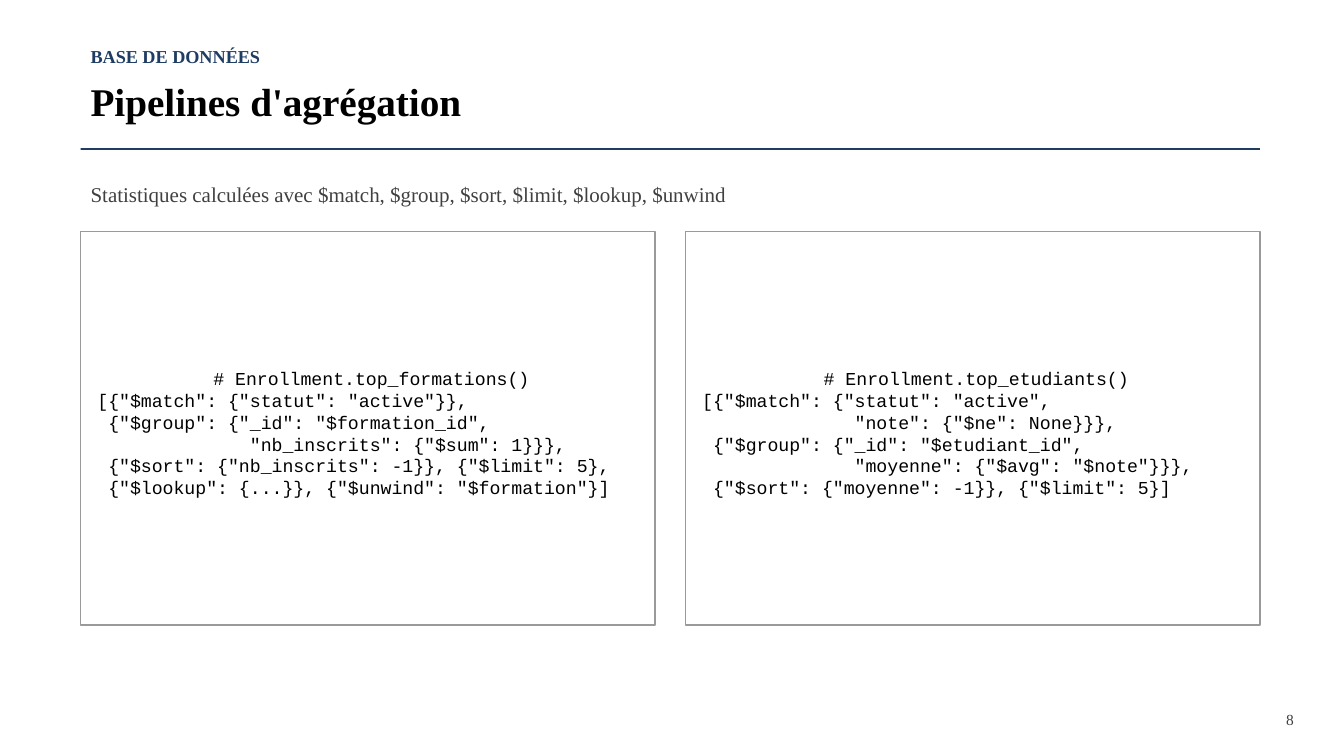
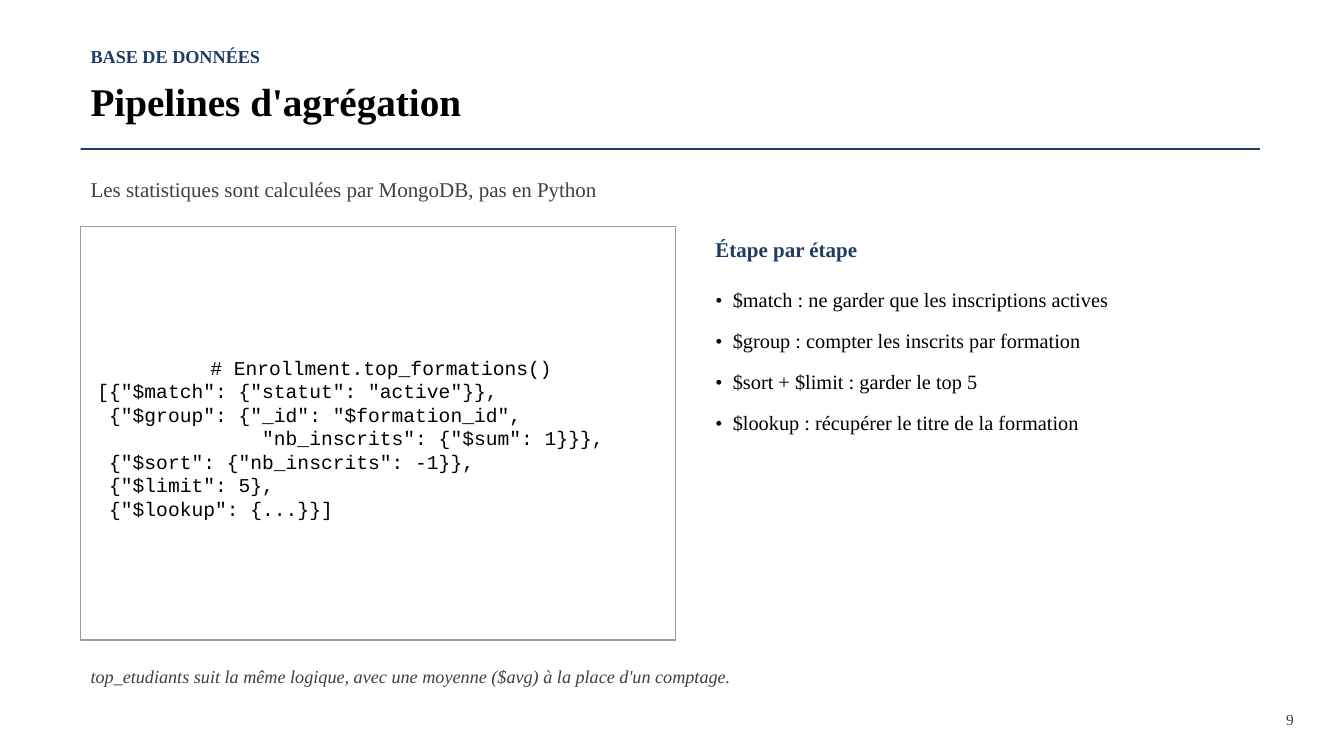
Before and after one commit to ASapAbro/E-Educ, a slide deck: slide 10 of complet/report/Presentation_Projet_Gestion_Formations.pptx (slide 9 before the commit). Drawn at 1344x756 pixels with LibreOffice and Linux fonts; fonts in the diff are those of the drawing. Boxes give left, top, right and bottom in pixels: in the first picture for what was removed or moved away, otherwise in the second. Text is boxed around its words. In the diff, an @@ line names an element or a change of style, - is before the commit and + after.

```diff
--- a/complet/report/Presentation_Projet_Gestion_Formations.pptx
+++ b/complet/report/Presentation_Projet_Gestion_Formations.pptx
@@ text at (91,182,596,202): text changed @@
-Statistiques calculées avec $match, $group, $sort, $limit, $lookup, $unwind
+Les statistiques sont calculées par MongoDB, pas en Python
@@ rectangle "# Enrollment.top_formations()": place and size @@
-rectangle "# Enrollment.top_formations()" at (81,232,655,625)
+rectangle "# Enrollment.top_formations()" at (81,227,676,640)
@@ rectangle removed at (686,232,1260,625) @@
-# Enrollment.top_etudiants()
-[{"$match": {"statut": "active",
-"note": {"$ne": None}}},
-{"$group": {"_id": "$etudiant_id",
-"moyenne": {"$avg": "$note"}}},
-{"$sort": {"moyenne": -1}}, {"$limit": 5}]
@@ text added at (715,241,857,262), 15 pt, text #1F3C63, bold @@
+Étape par étape
@@ text added at (733,292,1108,435), 14.5 pt, text #000000 @@
+• $match : ne garder que les inscriptions actives
+• $group : compter les inscrits par formation
+• $sort + $limit : garder le top 5
+• $lookup : récupérer le titre de la formation
@@ text in rectangle at (97,361,604,449): size 13 to 14 pt in "# Enrollment.top_formations()", "[{"$match": {"statut": "active"}},", "{"$group": {"_id": "$formation_id",", ""nb_inscrits": {"$sum": 1}}}," @@
@@ text in rectangle at (109,455,474,520): text changed; size 13 to 14 pt @@
-{"$sort": {"nb_inscrits": -1}}, {"$limit": 5},
-{"$lookup": {...}}, {"$unwind": "$formation"}]
+{"$sort": {"nb_inscrits": -1}},
+{"$limit": 5},
+{"$lookup": {...}}]
@@ text added at (91,670,730,687), 13 pt, text #404040, italic @@
+top_etudiants suit la même logique, avec une moyenne ($avg) à la place d'un comptage.
@@ text at (1286,715,1294,725): text changed @@
-8
+9
```
Also in this commit, not shown: 11 other slides changed, 1 slide added.
